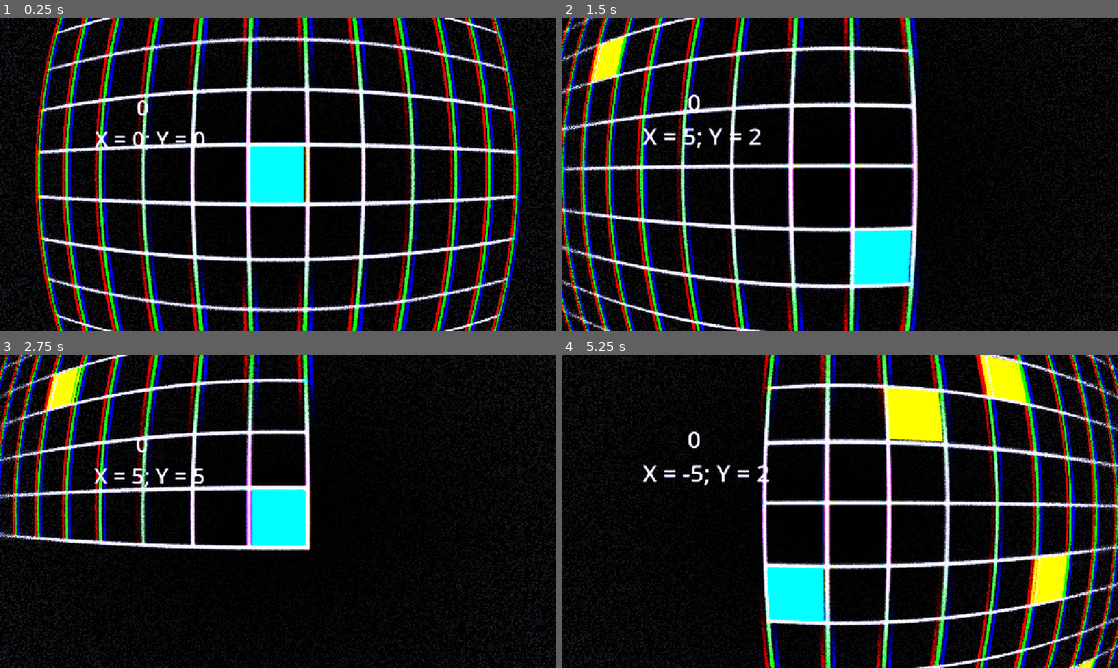
Above: before the commit, frames 1-4 (two rows, left to right).
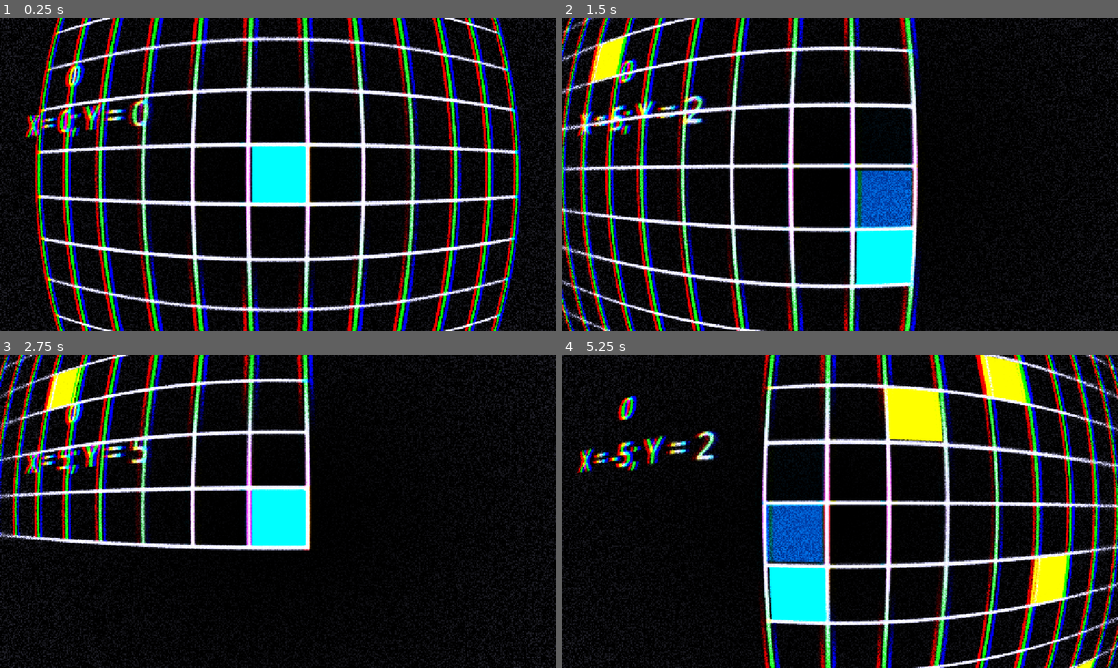
Above: after the commit, the same moments.

Repository: maseyonok421/maseyonok-sTestGameAboutPointThatCanMoveIn4DirectionsOnGrid
Game: Godot game, scene res://scenes/game.tscn
Same seed, same stepped clock (60 frames per second), same inputs: the game is played once before the commit and once after it.
Inputs:
- Up to frame 1 (0.25 s): no input
- Up to frame 2 (1.5 s): hold Right (ui_right) 0.53-1.28 s; hold Down (ui_down) from 1.28 s (still down)
- Up to frame 3 (2.75 s): release Down (ui_down) at 2.03 s; hold Right (ui_right) from 2.03 s (still down)
- Up to frame 4 (5.25 s): release Right (ui_right) at 2.78 s; hold Up (ui_up) 2.78-3.53 s; hold Left (ui_left) 3.53-5.03 s; hold Down (ui_down) from 5.03 s (still down)

The runs differ from the first frame. In frame 1, 1.9% of the frame differs, in the area x 4-57%, y 14-60%; in frame 2, 3.8%; in frame 3, 1.4%; in frame 4, 4.1%, in the area x 2-49%, y 12-86%.

Commit message:
[+] Player Remnant

Diff:
--- a/prefabs/camera.tscn
+++ b/prefabs/camera.tscn
@@ -21,17 +21,10 @@
 camSpeed = 3.5
 zoomSpeed = 0.035
 
-[node name="multiShader" type="ColorRect" parent="."]
-material = SubResource("ShaderMaterial_xymdj")
-offset_left = -649.0
-offset_top = -367.0
-offset_right = 642.0
-offset_bottom = 370.0
-
 [node name="ScoreLabel" type="Label" parent="."]
-offset_left = -326.0
+offset_left = -329.0
 offset_top = -189.0
-offset_right = -135.0
+offset_right = -138.0
 offset_bottom = -111.0
 theme_override_font_sizes/font_size = 50
 
@@ -41,3 +34,10 @@
 offset_right = -231.0
 offset_bottom = -39.0
 theme_override_font_sizes/font_size = 50
+
+[node name="multiShader" type="ColorRect" parent="."]
+material = SubResource("ShaderMaterial_xymdj")
+offset_left = -649.0
+offset_top = -367.0
+offset_right = 642.0
+offset_bottom = 370.0
--- a/prefabs/player.tscn
+++ b/prefabs/player.tscn
@@ -10,6 +10,7 @@
 script = ExtResource("1_72ieh")
 
 [node name="Sprite" type="Sprite2D" parent="."]
+position = Vector2(1, 0)
 script = ExtResource("2_4dohe")
 
 [node name="Area2D" type="Area2D" parent="." groups=["Player"]]
--- /dev/null
+++ b/prefabs/player_remnant.tscn
@@ -0,0 +1,14 @@
+[gd_scene load_steps=2 format=3 uid="uid://d30lpy5cn5rej"]
+
+[ext_resource type="Script" uid="uid://cn7cjosqqbkcp" path="res://scripts/player_remnant.gd" id="2_h8p6a"]
+
+[node name="playerRemnantSprite" type="Sprite2D"]
+modulate = Color(1, 1, 1, 0.49019608)
+script = ExtResource("2_h8p6a")
+fadeAmount = 0.05
+
+[node name="faderTimer" type="Timer" parent="."]
+wait_time = 0.02
+autostart = true
+
+[connection signal="timeout" from="faderTimer" to="." method="_on_fader_timer_timeout"]
--- a/scripts/player.gd
+++ b/scripts/player.gd
@@ -1,6 +1,8 @@
 extends Node2D
 
 signal getPlayerCoords(x: int, y: int)
+
+var playerRemnantScene = preload("res://prefabs/player_remnant.tscn")
 
 @export var positionX = 0
 @export var positionY = 0
@@ -12,21 +14,35 @@
 var isMovingX = 0
 var isMovingY = 0
 
+var nX = 0
+var nY = 0
+
+func spawnRemnant( x, y ):
+	var remnantInstance = playerRemnantScene.instantiate()
+	remnantInstance.positionX = x
+	remnantInstance.positionY = y
+	add_child(remnantInstance)
+
 func moveToCoordinates() -> void:
+	if positionX != nX || positionY != nY:
+		spawnRemnant(positionX, positionY)
+		positionX = nX
+		positionY = nY
+
 	global_position.x = \
 	positionX * ( Global.cellSize + Global.gridLineSize)
 	global_position.y = \
 	positionY * ( Global.cellSize + Global.gridLineSize)
 
 func checkMovement() -> void:
-	if   positionX >  Global.gridSize:
-		positionX  =  Global.gridSize
-	elif positionX < -Global.gridSize:
-		positionX  = -Global.gridSize
-	elif positionY >  Global.gridSize:
-		positionY  =  Global.gridSize
-	elif positionY < -Global.gridSize:
-		positionY  = -Global.gridSize
+	if   nX > Global.gridSize:
+		nX = Global.gridSize
+	elif nX < -Global.gridSize:
+		nX  = -Global.gridSize
+	elif nY >  Global.gridSize:
+		nY  =  Global.gridSize
+	elif nY < -Global.gridSize:
+		nY  = -Global.gridSize
 
 func _ready() -> void:
 
@@ -61,24 +77,24 @@
 
 
 	if   Input.is_action_just_pressed("ui_left"):
-		positionX -= 1
+		nX -= 1
 		direction = 0
 		$moveTimer.start()
 	elif Input.is_action_just_pressed("ui_right"):
-		positionX += 1
+		nX += 1
 		direction = 2
 		$moveTimer.start()
 	elif Input.is_action_just_pressed("ui_up"):
-		positionY -= 1
+		nY -= 1
 		direction = 1
 		$moveTimer.start()
 	elif Input.is_action_just_pressed("ui_down"):
-		positionY += 1
+		nY += 1
 		direction = 3
 		$moveTimer.start()
 
+	checkMovement()
 	moveToCoordinates()
-	checkMovement()
 	emit_signal("getPlayerCoords", positionX, positionY)
 
 
@@ -86,10 +102,10 @@
 	if   direction == -1:
 		pass
 	elif direction == 0:
-		positionX -= 1
+		nX -= 1
 	elif direction == 1:
-		positionY -= 1
+		nY -= 1
 	elif direction == 2:
-		positionX += 1
+		nX += 1
 	elif direction == 3:
-		positionY += 1
+		nY += 1
--- a/scripts/playerTextureGenerator.gd
+++ b/scripts/playerTextureGenerator.gd
@@ -1,5 +1,7 @@
 extends Sprite2D
 
+@export var positionX = 0
+@export var positionY = 0
 
 func _ready() -> void:
 
--- /dev/null
+++ b/scripts/player_remnant.gd
@@ -0,0 +1,32 @@
+extends Sprite2D
+
+@export var fadeAmount = 0.15;
+@export var positionX = 0
+@export var positionY = 0
+
+func _ready() -> void:
+
+	var width  = Global.cellSize
+	var height = Global.cellSize
+
+	var img = Image.create(width, height, false, Image.FORMAT_RGB8)
+	for i in range(width):
+		for j in range(height):
+			img.set_pixel(i, j, Color(0, 0.8, 1))
+
+	texture = ImageTexture.create_from_image(img)
+
+func moveToCoordinates() -> void:
+	global_position.x = \
+	positionX * ( Global.cellSize + Global.gridLineSize)
+	global_position.y = \
+	positionY * ( Global.cellSize + Global.gridLineSize)
+
+func _process(delta: float) -> void:
+	moveToCoordinates()
+	if modulate.a <= 0:
+		queue_free()
+
+
+func _on_fader_timer_timeout() -> void:
+	modulate.a -= fadeAmount
--- /dev/null
+++ b/shaders/opacityToZero.gdshader
@@ -0,0 +1,9 @@
+shader_type canvas_item;
+
+uniform float spawnTime = 0;
+uniform float amount : hint_range(1.0, 10.0, 0.1) = 2;
+
+void fragment() {
+	float time = TIME-spawnTime;
+	COLOR = vec4(texture(TEXTURE, UV).rgb, max(0.7-time, 0.0)/amount);
+}
Not shown, added: scripts/player_remnant.gd.uid
Not shown, added: shaders/opacityToZero.gdshader.uid
